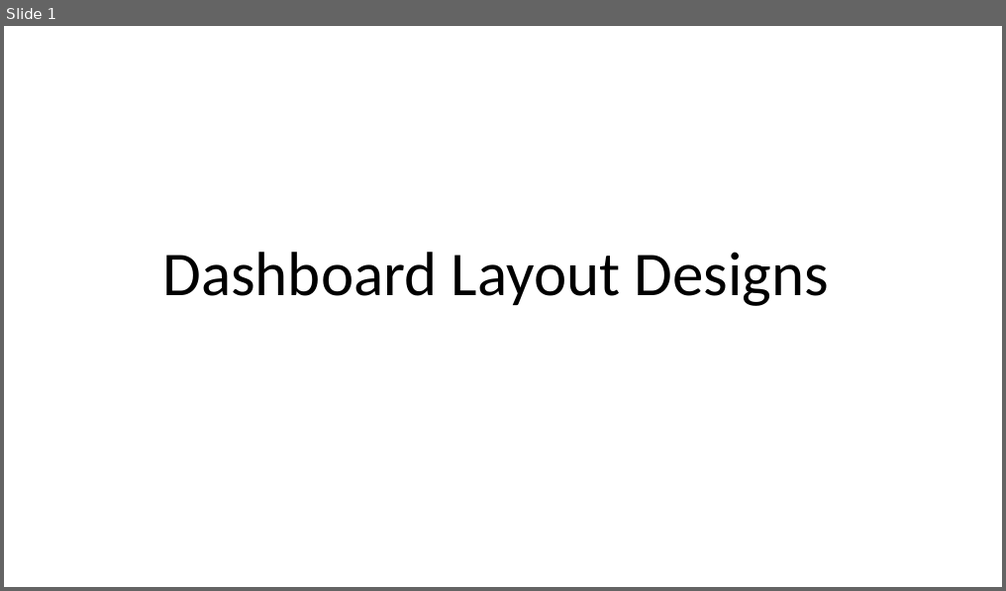
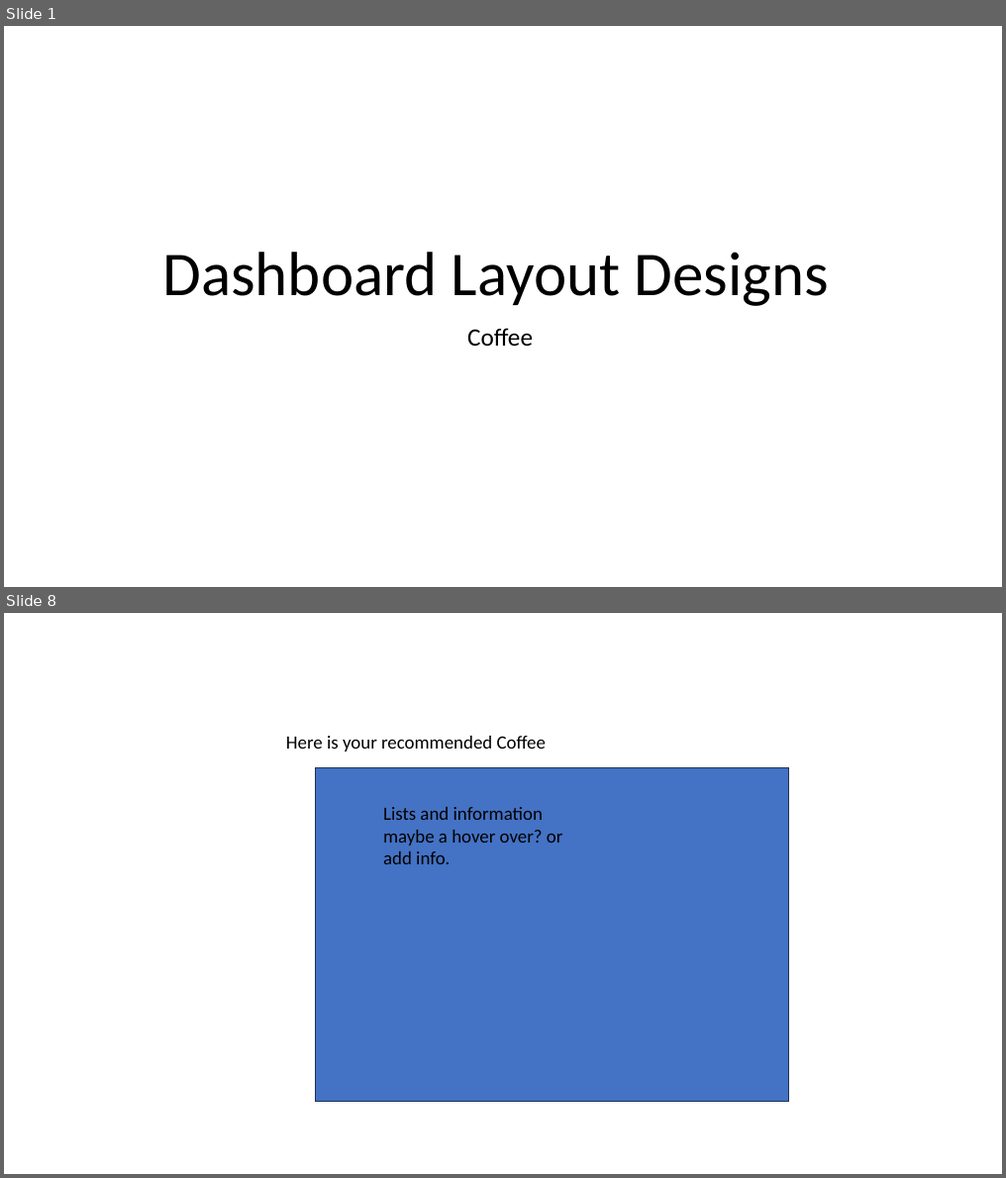
Before and after one commit to cmorrow28/Coffee-Recommender, a slide deck: Dashboard Layouts.pptx. Shown one above the other, each under a label of ours: slide 1 before the commit, slides 1 and 8 after it; the slides between them are not shown. The pictures are 1006x591 and 1006x1178 pixels, drawn with LibreOffice and Linux fonts; fonts in the diff are those of the drawing; background and template pictures are left out. Boxes give left, top, right and bottom in pixels: in the first picture for what was removed or moved away, otherwise in the second. Text is boxed around its words. In the diff, an @@ line names an element or a change of style, - is before the commit and + after.

```diff
--- a/Dashboard Layouts.pptx
+++ b/Dashboard Layouts.pptx
@@ slide 8 added at box(4, 613, 1002, 1174), background picture (left out) @@
@@ text added at box(286, 736, 546, 752), 18 pt, text #000000 @@
+Here is your recommended Coffee
@@ rectangle added at box(316, 768, 788, 1102), fill #4472C4, outline #1E3256 1 pt @@
@@ text added at box(383, 807, 563, 864), 18 pt, text #000000 @@
+Lists and information maybe a hover over? or add info.
@@ slide 1 changed as well @@
@@ subtitle added at box(467, 328, 533, 346), 24 pt, text #000000 @@
+Coffee
```
Also in this commit, not shown: 8 other slides added.
